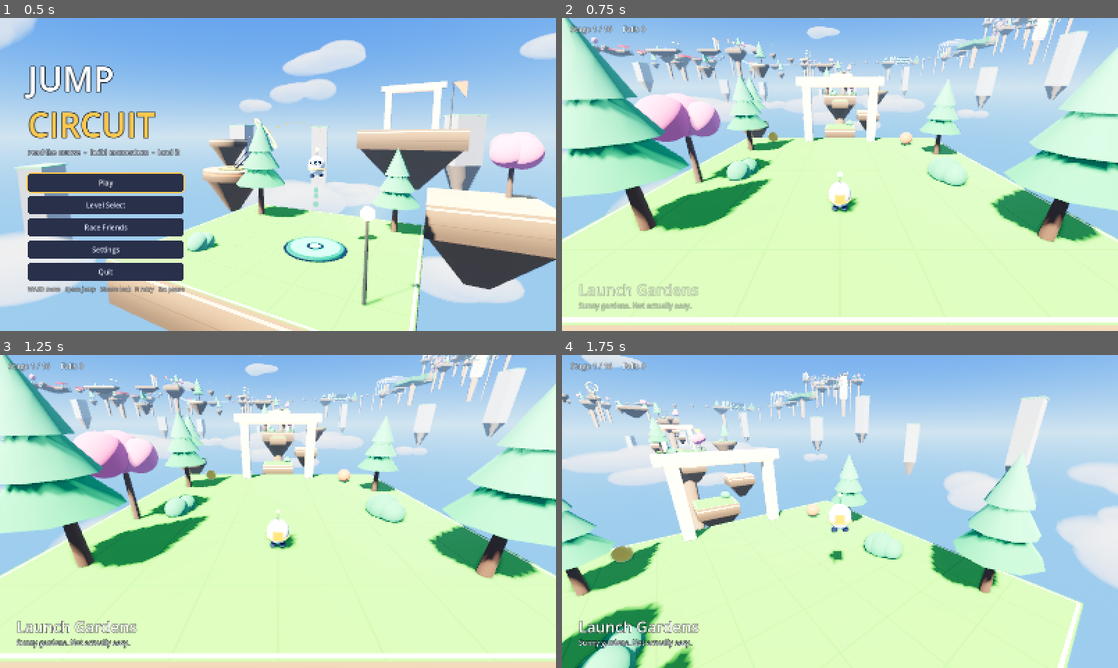
Above: before the commit, frames 1-4 (two rows, left to right).
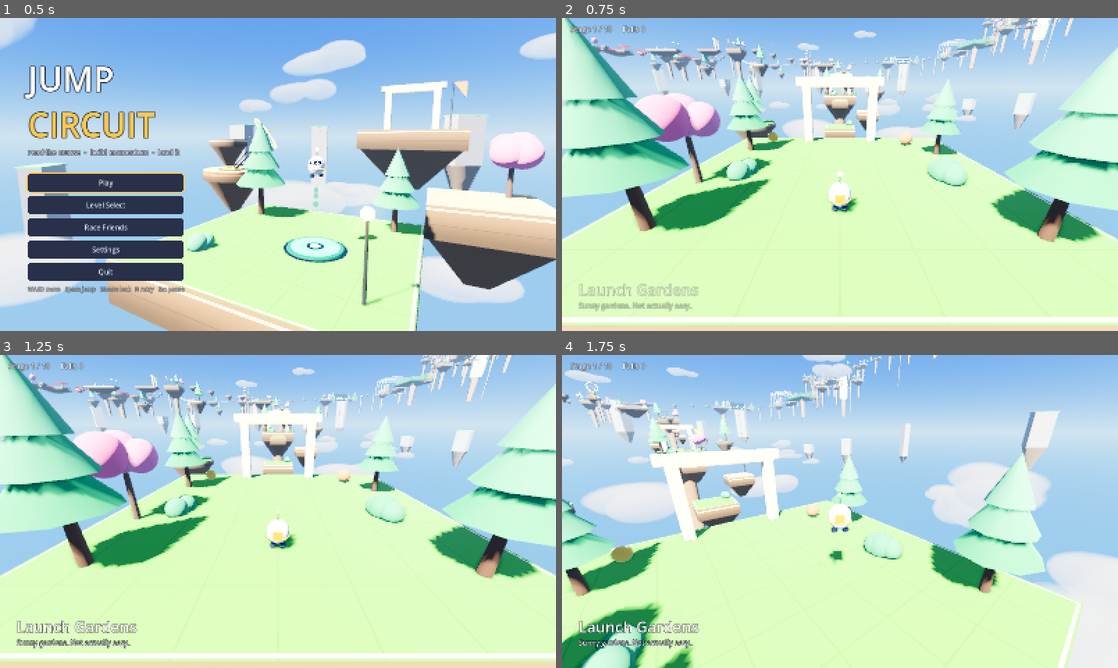
Above: after the commit, the same moments.

Repository: fatty8me2/jump-circuit
Game: Godot game, scene res://ui/title.tscn
Two runs of this game, one before a commit and one after it. Both use one fixed random seed, a clock stepped at 60 frames per second and the inputs below.
Inputs (mouse positions are in pixels of both pictures, inside the frame that each line leads up to):
- Up to frame 1 (0.5 s): no input
- Up to frame 2 (0.75 s): click "Play" at 0.5 s
- Up to frame 3 (1.25 s): no input
- Up to frame 4 (1.75 s): tap Enter (ui_accept) at 1.25 s; move the mouse to (867, 511) at 1.27 s; hold W (move_forward) from 1.28 s (still down); hold Space (jump) from 1.28 s (still down); click (867, 511) at 1.42 s

Frame 1 is identical in both runs. In frame 2, 5.0% of the frame differs, in the area x 0-95%, y 0-63%; in frame 3, 5.0%; in frame 4, 14%, in the area x 0-100%, y 0-100%.

Commit message:
Gardens extension: stages 16-18 (topiary chimney, orchard fork with warp ring, summit finale)
Co-Authored-By: Claude Opus 5.5 <noreply@anthropic.com>

Diff:
--- a/levels/level_1_gardens.gd
+++ b/levels/level_1_gardens.gd
@@ -622,7 +622,7 @@
 # but a trellis panel on the right - run it and kick off onto the landing. A hedge wall too tall to
 # jump (3.4 m) has a gold lip: mantle it. Then hedge-top hops (a trimmer behind the rise) to the lawn.
 func _stage_10_topiary() -> Vector3:
-	_panel(2.3, 1.2, -12.6, -27.6)
+	_panel(2.3, 1.2, -11.4, -27.6)
 	var l1: Dictionary = _blk(Vector3(-2.4, 0, -33.1), 3.6, 3.6, "alt")
 	var wall: Dictionary = _area(Vector3(-2.4, 3.4, -37.2), 1.8, 2.3)
 	_ledge(Vector3(-2.4, 3.4, -37.2), Vector3(3.6, 6.0, 4.6))
@@ -1028,16 +1028,162 @@
 	return end["c"]
 
 
+# ---- stage 16: Topiary Chimney - three wall runs up, out by a mantle ------------------------------
+# Three ivy trellis panels zig-zag up a chimney over the void: run the right one, kick across to the
+# left, kick back to the right, and the last kick throws you at a hedge ledge 3 m above - mantle it.
+# Then three tap-hops under red trimmer ceilings to the lawn.
 func _stage_16_chimney() -> Vector3:
-	return Vector3.ZERO
-
-
+	_panel(2.3, 1.2, -5.5, -12.0)
+	_panel(-2.3, 6.0, -10.5, -18.5)
+	_panel(2.3, 9.0, -16.5, -24.5)
+	var top: Dictionary = _area(Vector3(-0.75, 11.9, -28.0), 2.25, 2.0)
+	_ledge(Vector3(-0.75, 11.9, -28.0), Vector3(4.5, 14.0, 4.0))
+	_topiary(Vector3(-2.6, 11.9, -29.6), 0.45)
+	r_wallrun(_w(Vector3(0.5, 0, -2.1)), _w(Vector3(1.7, 1.4, -6.6)), _w(Vector3(1.7, 1.4, -9.5)), _w(Vector3(-1.7, 5.5, -13.4)))
+	r_wallrun(Vector3.ZERO, _w(Vector3(-1.7, 5.5, -13.4)), _w(Vector3(-1.7, 5.5, -16.4)), _w(Vector3(1.7, 8.5, -20.0)), true, true)
+	r_wallrun(Vector3.ZERO, _w(Vector3(1.7, 8.5, -20.0)), _w(Vector3(1.7, 8.5, -21.4)), _w(Vector3(-0.75, 11.9, -26.6)), true, true)
+	# the tap-hop run under trimmer ceilings
+	var a: Dictionary = top
+	var xs: Array[float] = [1.2, -1.0, 1.0]
+	for i: int in 3:
+		var b: Dictionary = _blk(Vector3(-0.75 + xs[i], 11.9, -32.6 - 3.3 * float(i)), 1.6, 1.6, "alt", 0.8)
+		var ca: Vector3 = a["c"]
+		var cb: Vector3 = b["c"]
+		_haz((ca + cb) * 0.5 + Vector3(0, 2.95, 0), Vector3(3.0, 0.4, 3.0))
+		_hop(a, b, Vector3.ZERO, false)
+		a = b
+	var end: Dictionary = _lawn(Vector3(0, 11.9, -47.6), 7.0, true, -90.0)
+	_hop(a, end, Vector3(0, 0, 1.7))
+	r_checkpoint()
+	# leaves swirling up the chimney, a sparkle when you top out
+	_amb(_w(Vector3(0, 6.0, -15.0)), GardensFx.leaf_updraft(_ext(Vector3(2.0, 4.0, 8.0)), 40))
+	_amb(_w(Vector3(0, 1.0, -15.0)), GardensFx.seeds(_ext(Vector3(2.5, 1.0, 8.0)), Vector3(0, 1.6, 0), 20))
+	_cue_near(_w(Vector3(-0.75, 12.1, -27.0)), 2.2, GardensFx.sparkle_ring(LedgeBlock.LIP_COLOR))
+	_cue_near(_w(end["c"] + Vector3(0, 0.2, 0)), 2.4, GardensFx.petal_fountain())
+	return end["c"]
+
+
+# ---- stage 17: The Orchard - BRANCH ------------------------------------------------------------
+# LEFT (orange lamps): the runway - a boost strip into an 11 m leap, then a 1.2 m laser bridge with two
+# gates to time. RIGHT (blue lamps): three hops up the apple terrace, the last an 88 % leap, into the
+# warp ring that drops you out beside the merge deck - quicker, if you stick the landing.
 func _stage_17_orchard() -> Vector3:
-	return Vector3.ZERO
-
-
+	var lawn: Dictionary = _area(Vector3.ZERO, 3.5, 3.5)
+	_sign(Vector3(-1.5, 0, -4.4), Color(1.0, 0.55, 0.2))
+	# LEFT - runway, leap, laser bridge
+	var runway: Dictionary = _blk(Vector3(-1.5, 0, -11.25), 3.0, 15.5, "alt", 1.0)
+	kit.boost(_w(Vector3(-1.5, 0.02, -14.8)), Vector3(2.4, 0.3, 7.6), _yaw, 17.0)
+	var isle: Dictionary = _blk(Vector3(-1.5, 0, -31.0), 3.0, 4.0, "main", 1.0)
+	_blk(Vector3(-1.5, 0, -40.0), 1.2, 14.0, "accent", 0.6)
+	var f1: LaserGate = _fence(-1.5, 0, -37.0, 1.8, [0.5, 1.4], 2.4, 0.45, 0.0)
+	var f2: LaserGate = _fence(-1.5, 0, -42.0, 1.8, [0.5, 1.4], 2.4, 0.45, 0.4)
+	kit.pillar(_w(Vector3(-1.5, -1.0, -31.0)), 1.0, 14.0)
+	# RIGHT - the apple terrace and its warp ring
+	var r1: Dictionary = _blk(Vector3(2.8, 1.0, -8.4), 1.4, 1.4)
+	var r2: Dictionary = _blk(Vector3(3.6, 2.0, -13.8), 1.4, 1.4, "alt")
+	var terr: Dictionary = _blk(Vector3(4.4, 2.0, -21.2), 3.2, 3.2, "main", 1.0)
+	kit.pillar(_w(Vector3(4.4, 1.0, -21.2)), 1.0, 14.0)
+	var ring: WarpPortal = kit.portal(_w(Vector3(4.4, 2.0, -21.6)), _yaw, _w(Vector3(3.5, 0, -47.6)), _yaw, 8.0)
+	kit.glow_strip(_w(Vector3(2.8, 1.03, -8.4)), Vector3(0.6, 0.06, 0.6), WarpPortal.EXIT_COLOR, _yaw)
+	kit.glow_strip(_w(Vector3(3.6, 2.03, -13.8)), Vector3(0.6, 0.06, 0.6), WarpPortal.EXIT_COLOR, _yaw)
+	kit.lamp(_w(Vector3(3.0, 0, -2.6)), 3.0, true, WarpPortal.EXIT_COLOR)
+	# merge deck and the lawn
+	var merge: Dictionary = _blk(Vector3(0.5, 0, -50.0), 10.0, 6.0, "main", 1.0)
+	kit.pillar(_w(Vector3(0.5, -1.0, -50.0)), 1.6, 16.0)
+	var end: Dictionary = _lawn(Vector3(0.5, 1.0, -60.2), 7.0, true, 0.0)
+	# the orchard: apple trees on floating plots either side
+	for p: Vector3 in [Vector3(-8, -1, -12), Vector3(-9, 0, -26), Vector3(10, -1, -30), Vector3(-8, -2, -44), Vector3(10, 0, -42), Vector3(9, 1, -8)]:
+		kit.disc(_w(p), 2.2, 0.8, "main")
+		_apple_tree(p)
+	if route_variant == 0:
+		r_walk(_w(Vector3(-1.5, 0, -6.0)))
+		r_jump(_w(Vector3(-1.5, 0, -18.6)), _w(Vector3(-1.5, 0, -30.4)))
+		route[route.size() - 1]["speed"] = 17.0
+		r_walk(_w(Vector3(-1.5, 0, -34.4)))
+		r_until(func() -> bool: return _dark(f1, 0.0, 0.7))
+		r_walk(_w(Vector3(-1.5, 0, -39.8)))
+		r_until(func() -> bool: return _dark(f2, 0.0, 0.7))
+		r_walk(_w(Vector3(-1.5, 0, -46.0)))
+		r_walk(_w(Vector3(0.5, 0, -51.5)))
+	else:
+		_hop(lawn, r1)
+		_hop(r1, r2)
+		_hop(r2, terr, Vector3(0, 0, 0.6))
+		r_portal(_w(Vector3(4.4, 2.0, -21.6)), ring.exit_point())
+		r_walk(_w(Vector3(1.5, 0, -51.5)))
+	_hop(merge, end, Vector3(0, 0, 1.8))
+	r_checkpoint()
+	_cue_near(ring.exit_point() + Vector3(0, 0.6, 0), 2.0, GardensFx.sparkle_ring(WarpPortal.EXIT_COLOR, 44))
+	_cue_near(_w(isle["c"] + Vector3(0, 0.3, 0)), 2.2, GardensFx.petal_fountain(30, 4.5))
+	_amb(_w(Vector3(0, 5.0, -28.0)), GardensFx.petals(_ext(Vector3(10, 2, 18)), 34, [Color(1, 1, 1), Color(1.0, 0.8, 0.86), Color(1.0, 0.92, 0.95)]))
+	_cue_near(_w(end["c"] + Vector3(0, 0.2, 0)), 2.4, GardensFx.petal_fountain())
+	return end["c"]
+
+
+func _apple_tree(p: Vector3) -> void:
+	kit.round_tree(_w(p), kit.rng.randf_range(1.2, 1.6), Color(0.35, 0.62, 0.3))
+	for k: int in 6:
+		var apple := Look.sphere(0.16, Look.flat(Color(0.9, 0.15, 0.12), 0.5))
+		apple.position = _w(p + Vector3(kit.rng.randf_range(-1.1, 1.1), kit.rng.randf_range(2.2, 3.4), kit.rng.randf_range(-1.1, 1.1)))
+		add_child(apple)
+
+
+# ---- stage 18: Summit Garden - the finale ---------------------------------------------------------
+# Hop to the runway, boost to 20 m/s and leap 12 m, wall run a trellis over the void, sprint onto the
+# bounce pad at the foot of the summit wall and mantle its lip at the top of the bounce, then time a
+# piston and a laser gate on the ridge path to the summit lawn and the finish (fireworks).
 func _stage_18_summit() -> void:
-	kit.finish(_w(Vector3.ZERO), _yaw)
+	var lawn: Dictionary = _area(Vector3.ZERO, 3.5, 3.5)
+	var h1: Dictionary = _blk(Vector3(1.2, 1.0, -8.6), 1.8, 1.8)
+	var runway: Dictionary = _blk(Vector3(0, 1.0, -21.0), 3.2, 14.0, "alt", 1.0)
+	kit.boost(_w(Vector3(0, 1.02, -23.5)), Vector3(2.6, 0.3, 7.0), _yaw, 20.0)
+	var isle: Dictionary = _blk(Vector3(0, 1.0, -41.5), 3.5, 4.0, "main", 1.0)
+	_panel(-2.3, 2.2, -45.0, -61.5)
+	var land: Dictionary = _blk(Vector3(2.4, 1.0, -68.0), 3.6, 6.0, "alt", 1.0)
+	kit.pad(_w(Vector3(2.4, 1.0, -69.6)), 17.0, 0.0, 0.0, 1.1)
+	_ledge(Vector3(2.4, 6.6, -75.0), Vector3(6.0, 10.0, 7.0))
+	_blk(Vector3(2.4, 6.6, -84.25), 1.6, 11.5, "accent", 0.8)
+	var ram: Piston = kit.piston(_w(Vector3(0.0, 8.25, -82.5)), Vector3(2.2, 1.6, 2.0), _yaw - 90.0, 3.0, 2.4, 0.0, 10.0)
+	var gate: LaserGate = _fence(2.4, 6.6, -87.6, 2.4, [0.5, 1.4, 2.3], 2.4, 0.45, 0.3)
+	_blk(Vector3(2.4, 6.6, -96.0), 12.0, 12.0, "main", 2.0)
+	kit.finish(_w(Vector3(2.4, 6.6, -94.0)), _yaw)
+	kit.pillar(_w(Vector3(2.4, 4.6, -96.0)), 2.4, 20.0)
+	kit.pillar(_w(Vector3(0, 0, -21.0)), 1.2, 14.0)
+	kit.pillar(_w(Vector3(0, 0, -41.5)), 1.2, 14.0)
+	kit.pillar(_w(Vector3(2.4, 0, -68.0)), 1.2, 14.0)
+	# the summit garden: trees, a ring of lamps, an arch over the finish, hedge walls round the plaza
+	for p: Vector3 in [Vector3(-2.5, 6.6, -91.5), Vector3(7.3, 6.6, -91.5), Vector3(-2.6, 6.6, -100.6), Vector3(7.4, 6.6, -100.4)]:
+		kit.round_tree(_w(p), kit.rng.randf_range(1.3, 1.7))
+	for i: int in 8:
+		var ang: float = float(i) / 8.0 * TAU
+		kit.lamp(_w(Vector3(2.4 + cos(ang) * 5.2, 6.6, -96.0 + sin(ang) * 5.2)), 2.2, i % 2 == 0, Look.c("accent2"))
+	_hedge(Vector3(2.4, 7.2, -101.6), Vector3(12.0, 1.2, 0.8), false)
+	kit.banner(_w(Vector3(-0.4, 6.6, -93.2)), 5.0)
+	kit.banner(_w(Vector3(5.2, 6.6, -93.2)), 5.0, Look.c("accent2"))
+	kit.tree(_w(Vector3(-3.5, 1.0, -9.0)), 1.4)
+	# route
+	_hop(lawn, h1)
+	_hop(h1, runway, Vector3(0, 0, 5.0))
+	r_jump(_w(Vector3(0, 1.0, -27.6)), _w(Vector3(0, 1.0, -40.8)))
+	route[route.size() - 1]["speed"] = 20.0
+	r_wallrun(_w(Vector3(-0.5, 1.0, -43.1)), _w(Vector3(-1.7, 2.4, -47.6)), _w(Vector3(-1.7, 2.4, -59.2)), _w(Vector3(2.4, 1.0, -66.7)))
+	r_walk(_w(Vector3(2.4, 1.0, -66.4)))
+	var ledge_top: Vector3 = _w(Vector3(2.4, 6.6, -73.2))
+	route.append({"kind": "a_fly", "to": ledge_top, "until": func() -> bool: return player.grounded and player.global_position.y > ledge_top.y - 0.3})
+	r_walk(_w(Vector3(2.4, 6.6, -79.4)))
+	r_until(func() -> bool: return _ram_clear(ram, 0.0, 0.75))
+	r_walk(_w(Vector3(2.4, 6.6, -85.6)))
+	r_until(func() -> bool: return _dark(gate, 0.0, 0.7))
+	r_walk(_w(Vector3(2.4, 6.6, -95.0)))
+	# effects: fireworks over the summit on a beat, a blossom burst at the gate
+	var colors: Array = [[Color(1.0, 0.45, 0.6), Color(1.0, 0.9, 0.5)], [Color(0.5, 0.8, 1.0), Color(1, 1, 1)], [Color(1.0, 0.7, 0.2), Color(1.0, 0.35, 0.2)], [Color(0.7, 1.0, 0.5), Color(1.0, 1.0, 0.7)]]
+	for i: int in 4:
+		var off: float = 0.8 * float(i)
+		var at: Vector3 = _w(Vector3(2.4 + [-5.0, 5.0, -3.0, 4.0][i], 18.0 + 2.0 * float(i % 2), -96.0 + [-3.0, 2.0, 5.0, -5.0][i]))
+		_cue(at, GardensFx.firework(colors[i]), 0.0, func() -> bool: return fposmod(Game.course_time + off, 3.2) < 0.1, 1.0)
+	_cue_near(_w(Vector3(2.4, 6.9, -94.0)), 3.0, GardensFx.petal_fountain(70, 8.0))
+	_amb(_w(Vector3(2.4, 9.0, -96.0)), GardensFx.petals(_ext(Vector3(6, 2, 6)), 30))
+	_amb(_w(Vector3(0, 3.0, -55.0)), GardensFx.seeds(_ext(Vector3(4, 3, 10)), _b * Vector3(-0.8, 0.2, -0.4), 24))
 
 
 func _ambience() -> void:
